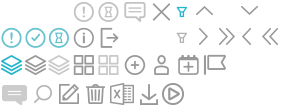
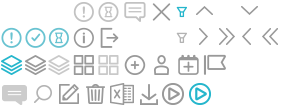
Comparing the layer stacks of the two 300×110 images. Changes:
added layer "Vector Smart Object" (1st of 14) above "Vector Smart Object" over (189, 83, 211, 105)
